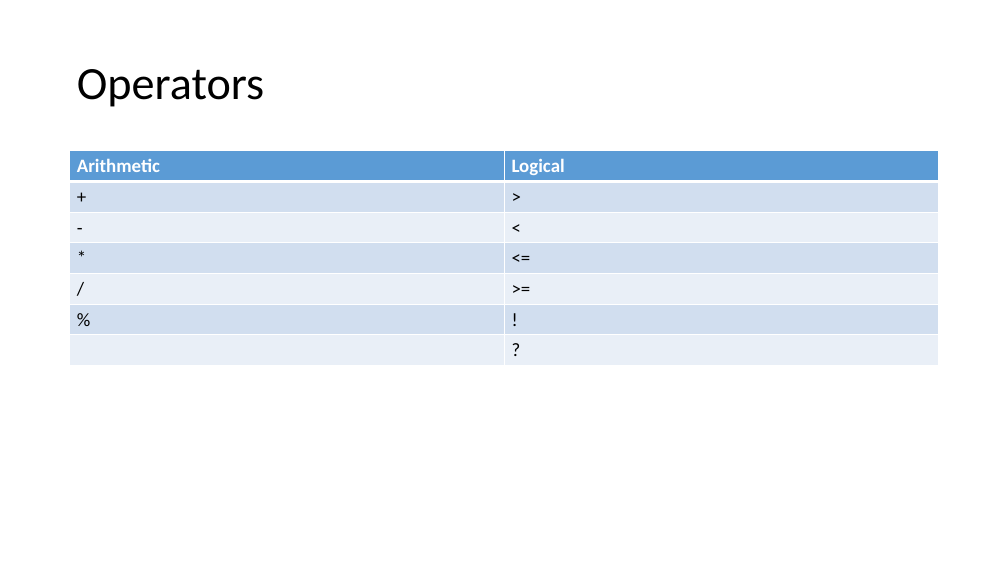
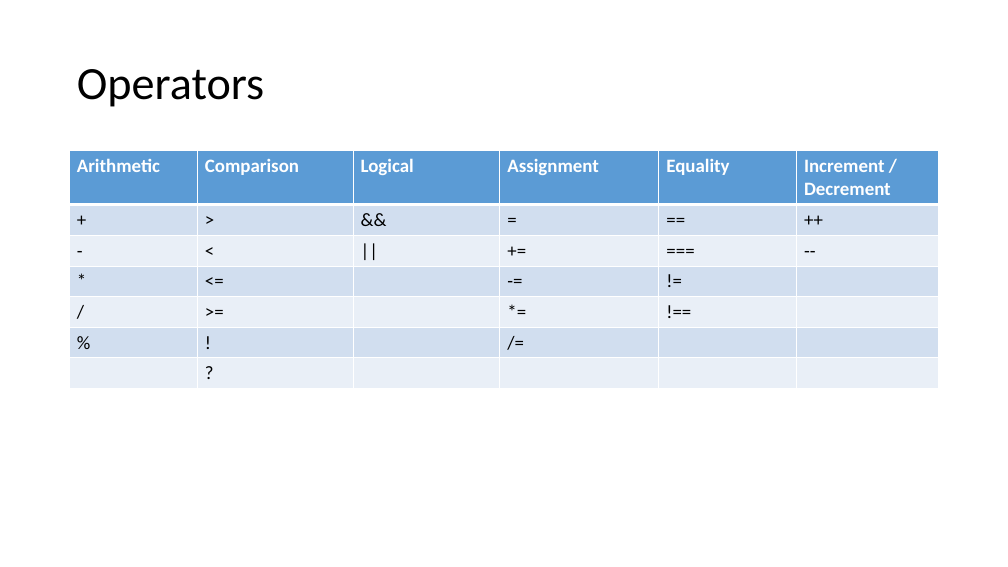
Before and after one commit to prasadhonrao/Training, a slide deck: slide 9 of Presentations/JavaScript - Language Features.pptx (slide 8 before the commit). Drawn at 1008x567 pixels with LibreOffice and Linux fonts; fonts in the diff are those of the drawing. Boxes give left, top, right and bottom in pixels: in the first picture for what was removed or moved away, otherwise in the second. Text is boxed around its words. In the diff, an @@ line names an element or a change of style, - is before the commit and + after.

```diff
--- a/Presentations/JavaScript - Language Features.pptx
+++ b/Presentations/JavaScript - Language Features.pptx
@@ table at (70, 151, 939, 388) @@
-column 2: Logical | > | < | <= | >= | ! | ?
+column 2: Comparison | > | < | <= | >= | ! | ?
+column 3: Logical | && | || |  |  |  | 
+column 4: Assignment | = | += | -= | *= | /= | 
+column 5: Equality | == | === | != | !== |  | 
+column 6: Increment / Decrement | ++ | -- |  |  |  | 
```
Also in this commit, not shown: 7 other slides changed, 4 slides added, 1 other file.
